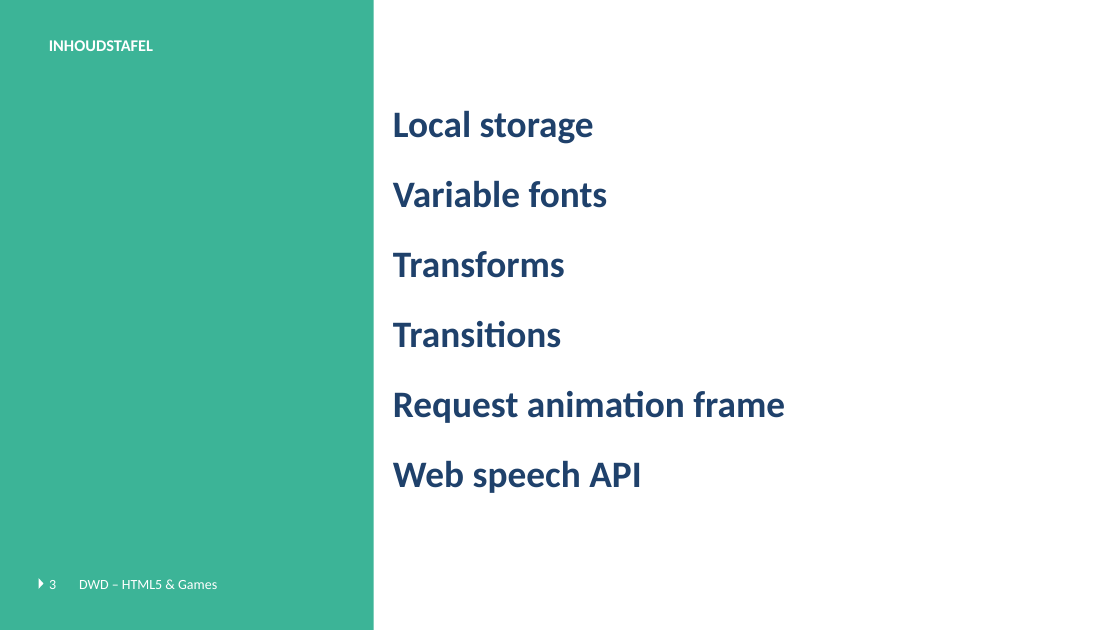
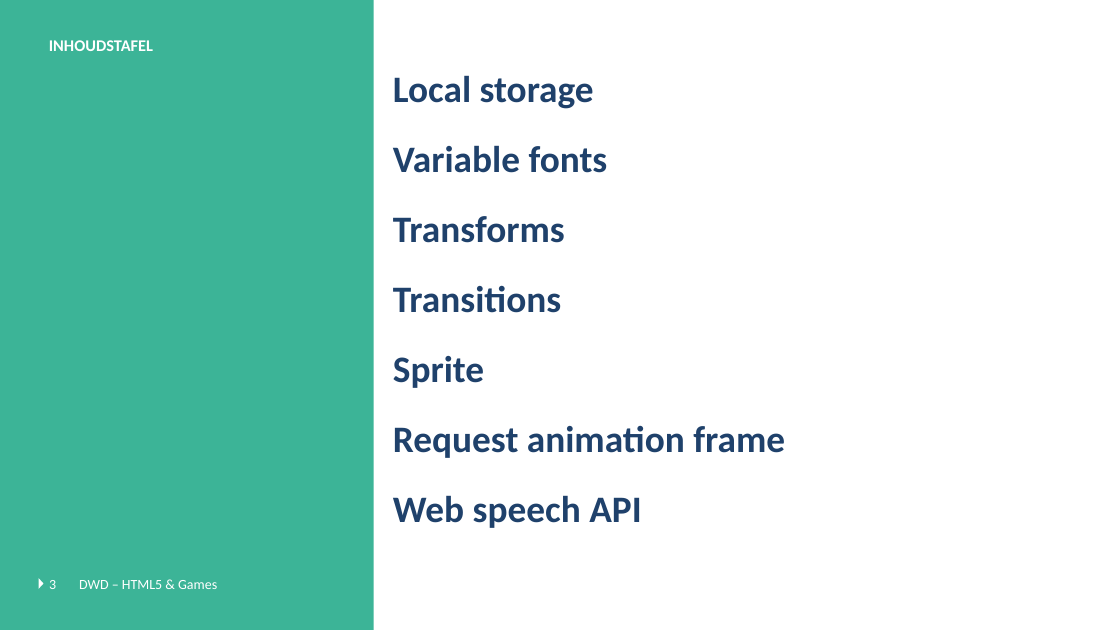
Before and after one commit to DmitriyVdE/Odisee_Bru_Dyn_Web_Dev_Opdracht, a slide deck: slide 3 of DWD - Javascript Games - Theorie.pptx. Drawn at 1120x630 pixels with LibreOffice and Linux fonts; fonts in the diff are those of the drawing; background and template pictures are left out. Boxes give left, top, right and bottom in pixels: in the first picture for what was removed or moved away, otherwise in the second. Text is boxed around its words. In the diff, an @@ line names an element or a change of style, - is before the commit and + after.

```diff
--- a/DWD - Javascript Games - Theorie.pptx
+++ b/DWD - Javascript Games - Theorie.pptx
@@ text at (393,356,484,388): paragraph added @@
+Sprite
```
Also in this commit, not shown: 2 other slides changed, 4 slides added.
